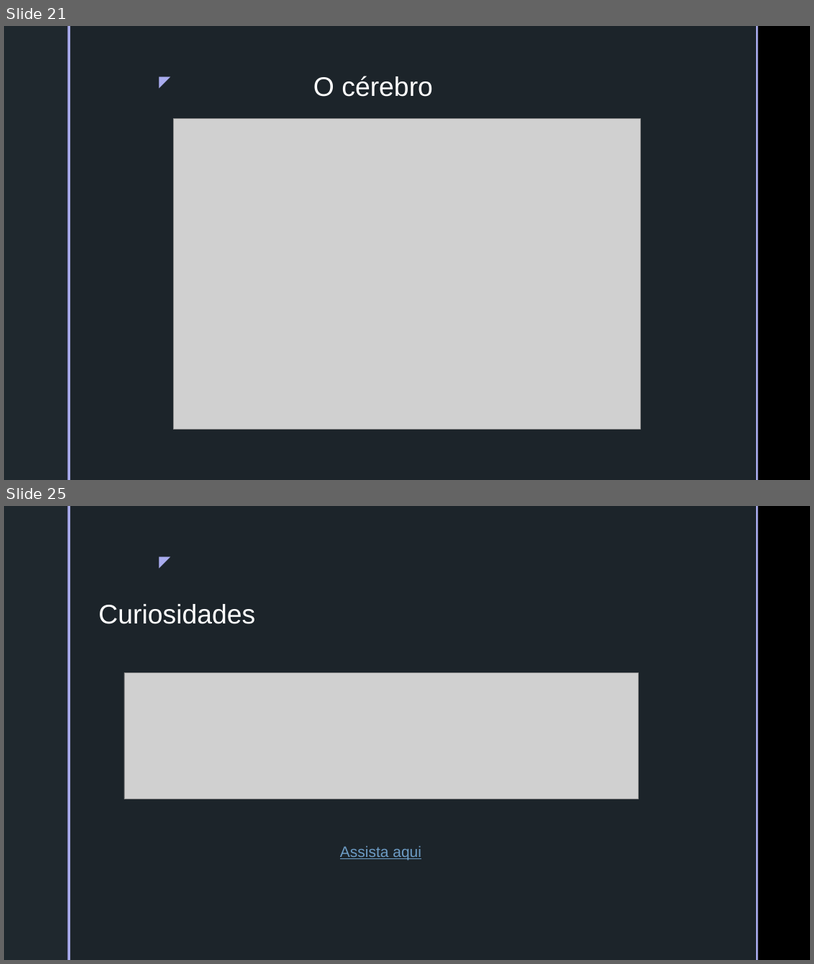
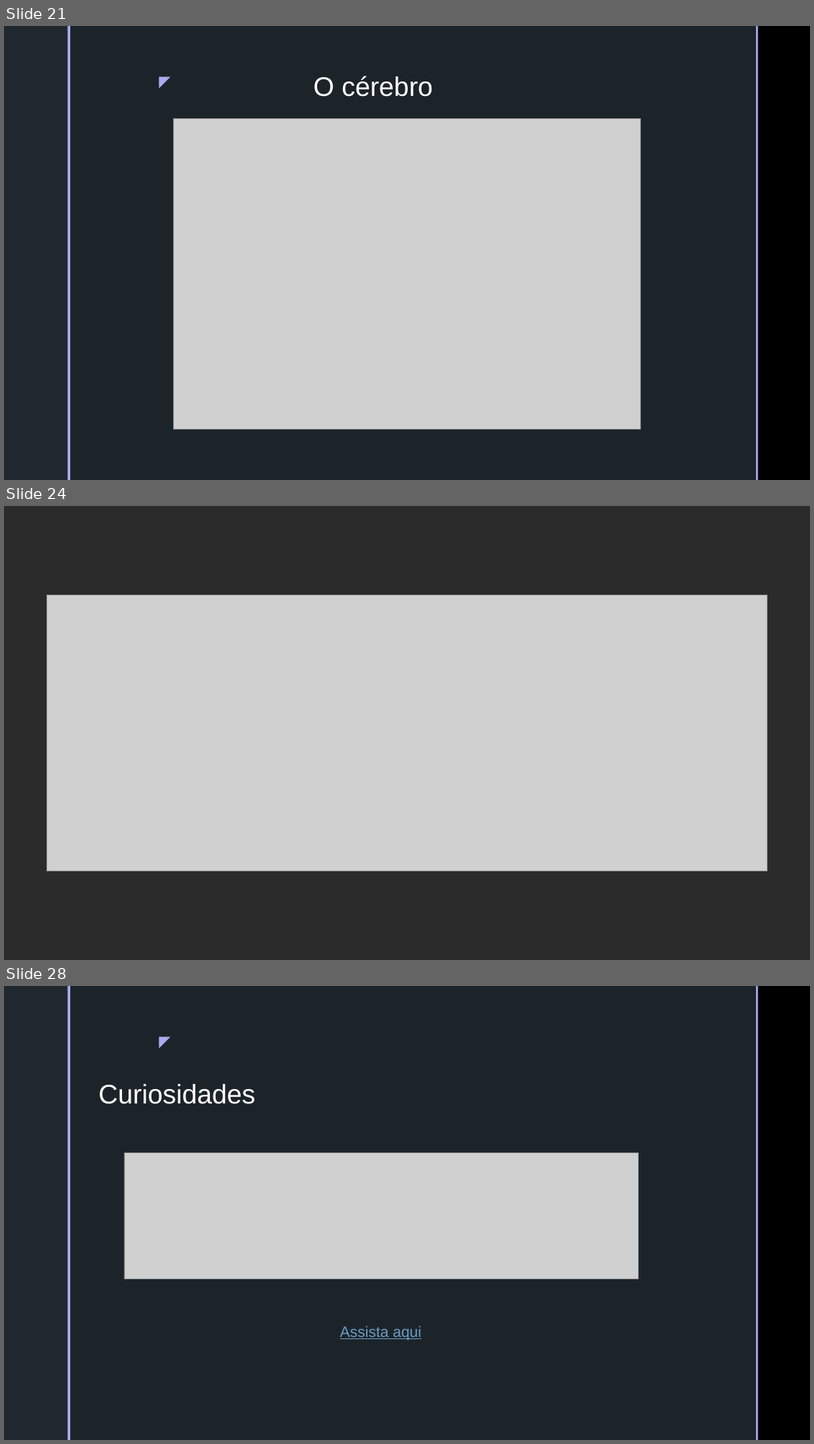
Before and after one commit to batestin1/coding_the_future_dio_prevendo_acoes_com_redes_neurais, a slide deck: materiais/redes_neurais_dio.pptx. Shown one above the other, each under a label of ours: slides 21 and 25 before the commit, slides 21, 24 and 28 after it; the slides between them are not shown. The pictures are 814x964 and 814x1444 pixels, drawn with LibreOffice and Linux fonts; fonts in the diff are those of the drawing; grey boxes stand for pictures; background and template pictures are left out; a plain dark background stands for a picture behind light text. Boxes give left, top, right and bottom in pixels: in the first picture for what was removed or moved away, otherwise in the second. Text is boxed around its words. In the diff, an @@ line names an element or a change of style, - is before the commit and + after.

```diff
--- a/materiais/redes_neurais_dio.pptx
+++ b/materiais/redes_neurais_dio.pptx
@@ slide 24 added at box(4, 506, 810, 960), background picture (left out) @@
@@ rectangle added at box(4, 506, 67, 960), fill #C2F5FC @@
@@ rectangle added at box(4, 506, 810, 960), fill #FFFFFF @@
@@ rectangle added at box(67, 506, 70, 960), fill #A9ACEE @@
@@ rectangle added at box(70, 506, 756, 960), fill #C2F5FC at 92% opacity @@
@@ rectangle added at box(70, 506, 756, 960), fill #C2F5FC at 92% opacity @@
@@ rectangle added at box(756, 506, 759, 960), fill #A9ACEE @@
@@ picture added at box(46, 595, 768, 871) @@
@@ picture added at box(191, 645, 810, 960) @@
@@ what was slide 25 is now slide 28 @@
```
Also in this commit, not shown: 3 slides changed, 6 other slides added, 4 slides removed.
